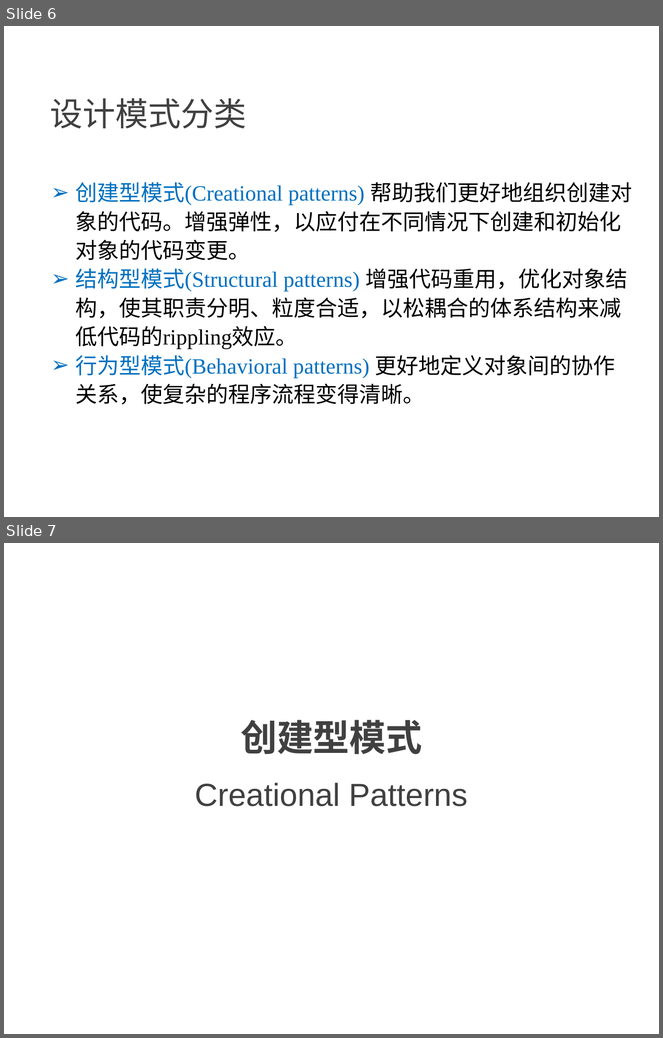
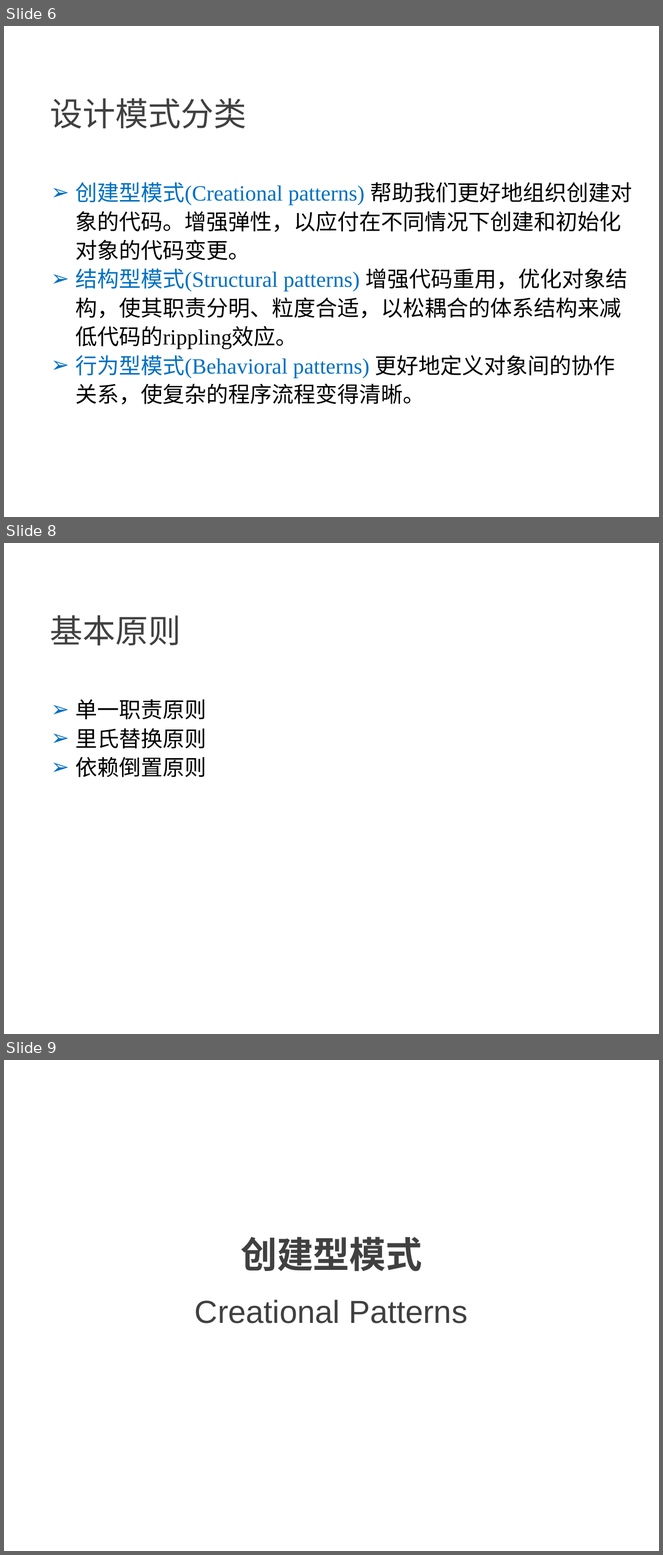
Before and after one commit to NewGr8Player/My-PPT, a slide deck: Design pattern/23种设计模式详解.pptx. Shown one above the other, each under a label of ours: slides 6 and 7 before the commit, slides 6, 8 and 9 after it; the slides between them are not shown. The pictures are 663x1038 and 663x1555 pixels, drawn with LibreOffice and Linux fonts; fonts in the diff are those of the drawing. Boxes give left, top, right and bottom in pixels: in the first picture for what was removed or moved away, otherwise in the second. Text is boxed around its words. In the diff, an @@ line names an element or a change of style, - is before the commit and + after.

Commit message:
增加基本原则

```diff
--- a/Design pattern/23种设计模式详解.pptx
+++ b/Design pattern/23种设计模式详解.pptx
@@ slide 8 added at box(4, 543, 659, 1034), background #FFFFFF @@
@@ text added at box(50, 615, 181, 645), 36 pt, text #404040 @@
+基本原则
@@ text added at box(76, 699, 207, 778), 24 pt, text #000000 @@
+➢ 单一职责原则
+➢ 里氏替换原则
+➢ 依赖倒置原则
@@ what was slide 7 is now slide 9 @@
```
Also in this commit, not shown: 1 other slide added.
